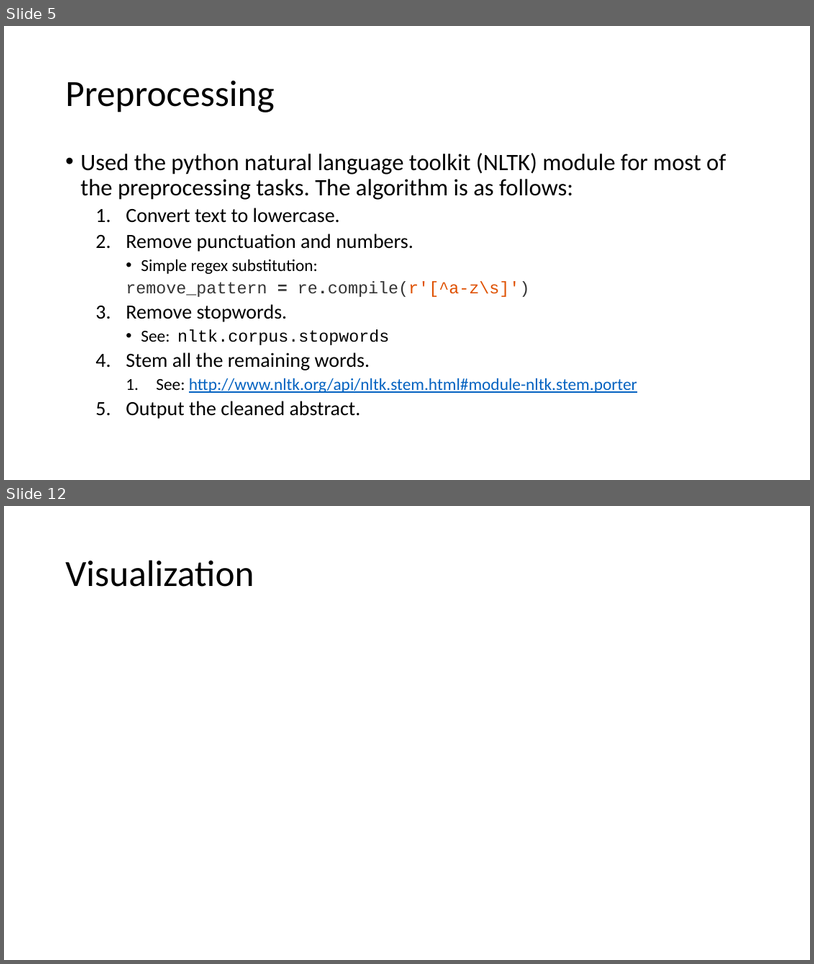
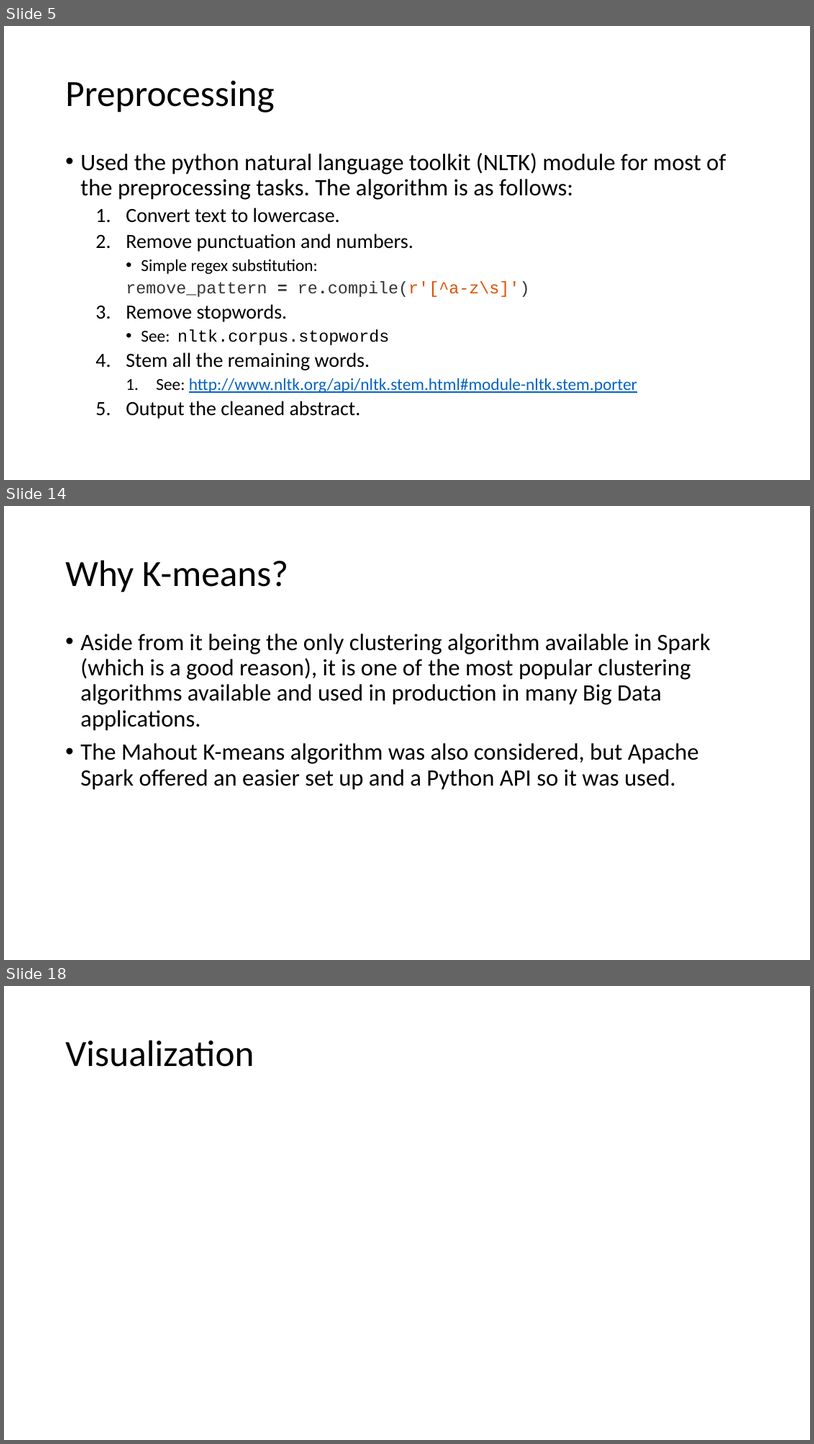
Before and after one commit to lnunno/big-data-nyt-tf-idf, a slide deck: docs/presentation.pptx. Shown one above the other, each under a label of ours: slides 5 and 12 before the commit, slides 5, 14 and 18 after it; the slides between them are not shown. The pictures are 814x964 and 814x1444 pixels, drawn with LibreOffice and Linux fonts; fonts in the diff are those of the drawing. Boxes give left, top, right and bottom in pixels: in the first picture for what was removed or moved away, otherwise in the second. Text is boxed around its words. In the diff, an @@ line names an element or a change of style, - is before the commit and + after.

```diff
--- a/docs/presentation.pptx
+++ b/docs/presentation.pptx
@@ slide 14 added at (4, 506, 810, 960), background #FFFFFF @@
@@ title added at (65, 560, 288, 592), 44 pt, text #000000 @@
+Why K-means?
@@ text added at (80, 633, 711, 790), 28 pt, text #000000 @@
+• Aside from it being the only clustering algorithm available in Spark (which is a good reason), it is one of the most popular clustering algorithms available and used in production in many Big Data applications.
+• The Mahout K-means algorithm was also considered, but Apache Spark offered an easier set up and a Python API so it was used.
@@ what was slide 12 is now slide 18 @@
```
Also in this commit, not shown: 4 slides changed, 7 other slides added, 2 slides removed.
